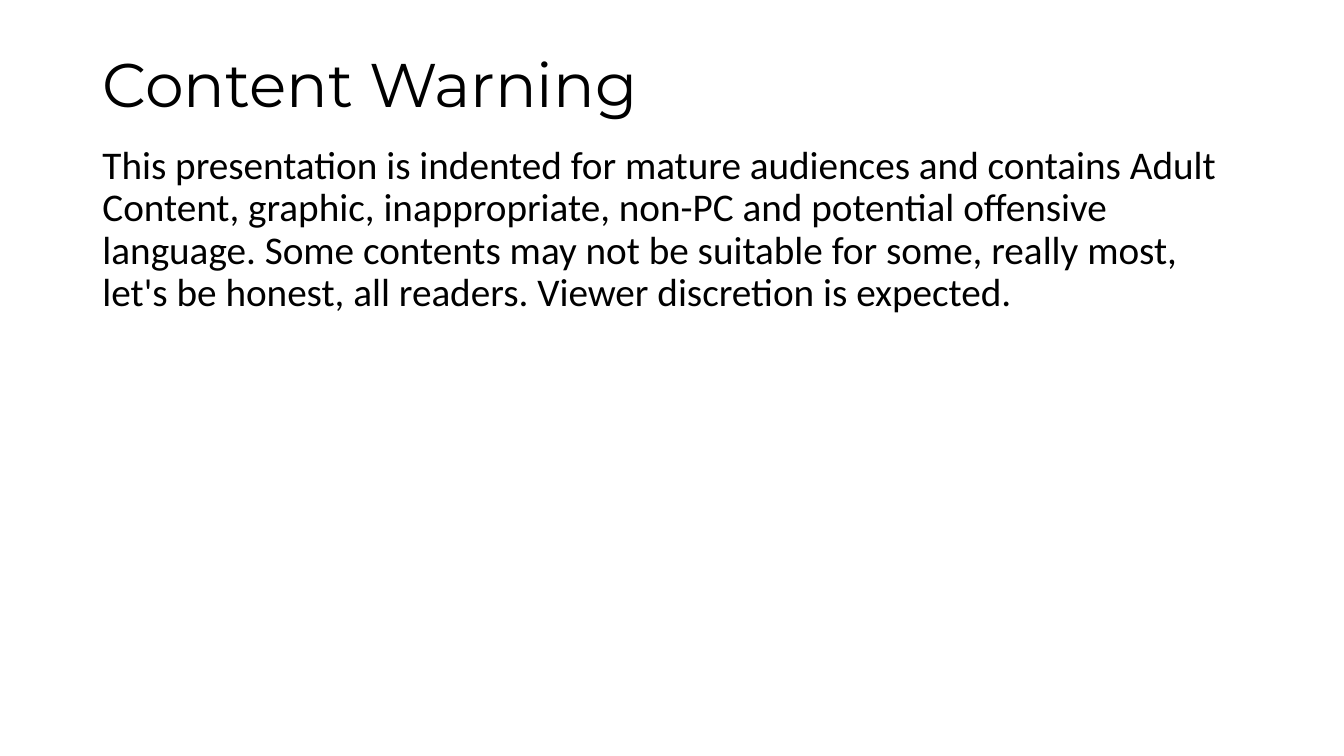
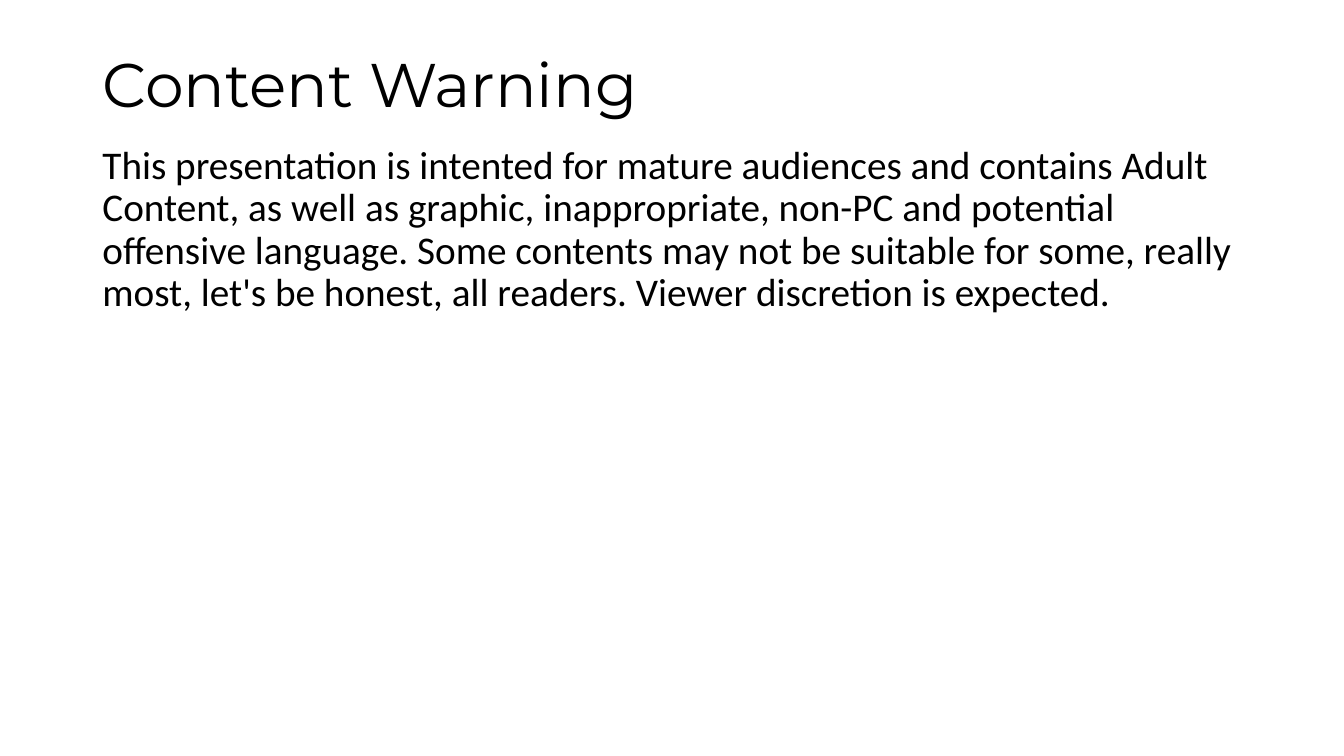
Before and after one commit to maatt4code/PicsAndStuff, a slide deck: slide 2 of Presentation/FXMM.pptx. Drawn at 1344x756 pixels with LibreOffice and Linux fonts; fonts in the diff are those of the drawing. Boxes give left, top, right and bottom in pixels: in the first picture for what was removed or moved away, otherwise in the second. Text is boxed around its words. In the diff, an @@ line names an element or a change of style, - is before the commit and + after.

```diff
--- a/Presentation/FXMM.pptx
+++ b/Presentation/FXMM.pptx
@@ text at box(102, 151, 1231, 313): text changed @@
-This presentation is indented for mature audiences and contains Adult Content, graphic, inappropriate, non-PC and potential offensive language. Some contents may not be suitable for some, really most, let's be honest, all readers. Viewer discretion is expected.
+This presentation is intented for mature audiences and contains Adult Content, as well as graphic, inappropriate, non-PC and potential offensive language. Some contents may not be suitable for some, really most, let's be honest, all readers. Viewer discretion is expected.
```
Also in this commit, not shown: 5 other slides changed, 2 other files.
